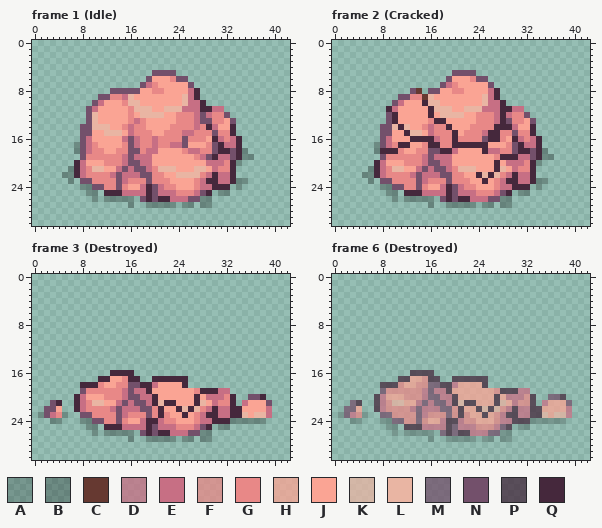
Edited in one commit: pixel-art file (game/theslimeking/Assets/📦 External/AssetStore/SlimeMec/_Art/Sprites/Environment/env_brown_rockD2.aseprite). The first picture shows the starting point.
43x31 pixels, 10 frames. Pixels under 10% opacity are left out. Shown: frame 1 (Idle), frame 2 (Cracked), frame 3 (Destroyed), frame 6 (Destroyed). The commit also changed other frames, which this record leaves out.
Palette (. is transparent): A #00000034  B #00000045  C #663931  D #c76f84bf  E #c76f84  F #e88887bf  G #e88887  H #faa494bf  J #faa494  K #e9b5a3bf  L #e9b5a3  M #73506bbf  N #73506b  P #45283cbf  Q #45283c
Pixels before, frame 1 (Idle), first column x 5:
 5 ...............NNNN.............
 6 ..............NJJJGNN...........
 7 .............NEGJJJJJN..........
 8 ........NNNNNJJGGJJJJEQ.........
 9 ......NNGGELJJJJJJJJLEQ.........
10 .....NEJJJGLLJJJJJJJLEEQ........
11 ....NEJJJJJGLLLJJLLLEEEQQEE.....
12 ....NLJJJJJGJLLLLJJGGGENEGGN....
13 ....NLJJJJJGEGJJJJJGGGENNGGJN...
14 ...NNLLLJJGEGGJJJJGGGGEGQEJJQ...
15 ...NNJJLLLJEGGGJJGGGEEGGGNGGQ...
16 ...NEJJJJJENEGGEGGGGNGGGJQEGEQ..
17 ..BNEGJJJJGNEGGEGGEENJJJGNQEEQ..
18 ..BNEGGJJGGNNGEEJJJJGEEGGNQQNQB.
19 ...NGGGGGGENEEEJJJJJJJGENQEENQBB
20 ..QEJJJGGGENNEEJJJJJJJJJEEEGQB..
21 .BQEGLLJJENENNEGLLLJJJLLJEGGQ...
22 BBQEGGGGENEEENNGGJJLLLLGEQEEQ...
23 .B.NNGGGGNEGGGNGGGJJJJGEQQEEQBB.
24 ...BBNNGGNGJJEQNEGGJJJGEEQQQ.B..
25 ....BB.QQQEEEEQNEEEGGGENQ.BB....
26 .....B.BBBBB.NQNQQEEENNBB.......
27 ...........B..BBBBB.BB.BB.......
Pixels before, frame 2 (Cracked), first column x 5:
 5 ...............NNNN.............
 6 ..............NJJJGNN...........
 7 .............NEGJJJJJN..........
 8 ........NC.NNJJGGJJJJEQ.........
 9 ......NNGGCLJJJJJJJJLEQ.........
10 .....NEJJJQLLJJJJJJJLEEQ........
11 ....QEJJJJJQLLLJJLLLEEEQQEE.....
12 ....NQJJJJJQJLLLLJJGGGEQEGGN....
13 ....NQJJJJJGQQJJJJJGGGEQNGGJN...
14 ...NNLQLJJGEGGQJJJGGGGQQQEJJQ...
15 ...NNJJQLLJEGGGQJGGGEQQGGNGGQ...
16 ...NEJJJQQQQEGGQGGGGNQQGJQEGEQ..
17 ..BNEGQQJJGQQGGQQQQQQJJJGNQEEQ..
18 ..BQQQGJJGGNNQQEJJJJQEEGGNQQNQB.
19 ...NGGGGGGENEEEJJJJJJJGQQQEENQBB
20 ..QEJJJGGGENNEEJJJJJJJQJEEEGQB..
21 .BQEGLLJJENENNEGLLLJJJQLJEGGQ...
22 BBQEGGGGENEEENNGGJJQLQLGEQEEQ...
23 .B.NNGGGGNEGGGNGGGJJQJGEQQEEQBB.
24 ...BBNNGGNGJJEQNEGGJJJGEEQQQ.B..
25 ....BB.QQQEEEEQNEEEGGGENQ.BB....
26 .....B.BBBBB.NQNQQEEENNBB.......
27 ...........B..BBBBB.BB.BB.......
Pixels before, frame 3 (Destroyed), first column x 1:
16 ............QQQQ.......................
17 ..........QQJJGQQ..QQQQQQ..............
18 .......QQQGJJGGNNQQEJJJJQ..............
19 .......NGGGGGGENEEQJJJJJJJGQQQEE.......
20 ......QEJJJGGGENNEEQJJJJJJQJEEEGQ..NNQ.
21 ..NQ..QEGLLJJENENNEQLQQJJJQLJEGGQ.EJJJN
22 .NNJ..QEGGGGENEEENNGQJJQLQLGEQEEQQJJJJE
23 BNEGB..NNGGGGNEGGGNGQGJJQJGEQQEEQQLJLLE
24 ..BB...BBNNGGNGJJEQQEGGJJJGEEQQQBBBBBB.
25 ........BB.QQQEEEEQNEEEGGGENQ.BB.......
26 .........B.BBBBB.NQNQQEEENNBB..........
27 ...............B..BBBBB.BB.BB..........
Pixels before, frame 6 (Destroyed), first column x 1:
16 ............PPPP.......................
17 ..........PPHHFPP..PPPPPP..............
18 .......PPPFHHFFMMPPDHHHHP..............
19 .......MFFFFFFDMDDPHHHHHHHFPPPDD.......
20 ......PDHHHFFFDMMDDPHHHHHHPHDDDFP..MMP.
21 ..MP..PDFKKHHDMDMMDPKPPHHHPKHDFFP.DHHHM
22 .MMH..PDFFFFDMDDDMMFPHHPKPKFDPDDPPHHHHD
23 AMDFA..MMFFFFMDFFFMFPFHHPHFDPPDDPPKHKKD
24 ..AA...AAMMFFMFHHDPPDFFHHHFDDPPPAAAAAA.
25 ........AA.PPPDDDDPMDDDFFFDMP.AA.......
26 .........A.AAAAA.MPMPPDDDMMAA..........
27 ...............A..AAAAA.AA.AA..........
Now the later version:
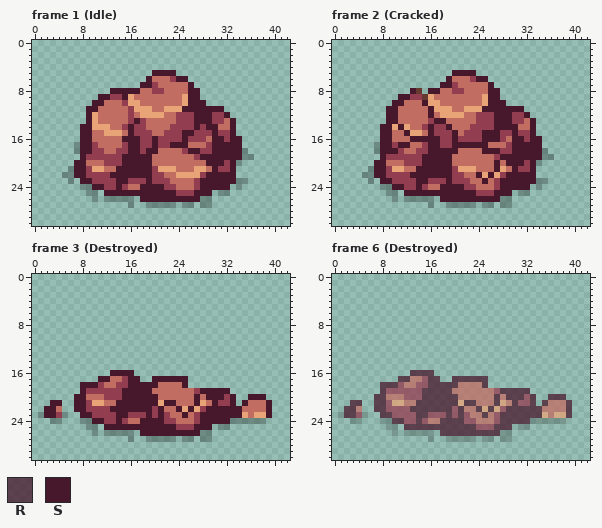
Colours new in this view: R #47182cbf  S #47182c
Difference:
colour F: #e88887bf -> #933d50bf
colour G: #e88887 -> #933d50
colour H: #faa494bf -> #c26d62bf
colour J: #faa494 -> #c26d62
colour K: #e9b5a3bf -> #e8a377bf
colour L: #e9b5a3 -> #e8a377
Changed rows in their new state; - is a pixel that keeps its letter.
Frame 1 (Idle):
first column x 7:
 5 -------------SSSS-----------
 6 ------------S----SS---------
 7 -----------SS------S--------
 8 ------SSSSS--------SS-------
 9 ----SS--S----------SS-------
10 ---SS--------------SSS------
11 --SS--------------SSSSSSS---
12 --S-----------------SSS--S--
13 --S-------S---------SSS---S-
14 -SS------S----------S-SS--S-
15 -SS------S--------SS---S--S-
16 -SS-----SSS--S----S----SS-SS
17 -SS------SS--S--SSS----SSSSS
18 -SS------SS-SS-----SS--SSSSS
19 -S------SSSSS--------SSSSSSS
20 SS------SSSSS---------SSS-S-
21 SS-----SSSSSS----------S--S-
22 SS----SSSSSSS---------SSSSS-
23 -SS----SS---S--------SSSSSS-
24 ---SS--S---SSSS------SSSSS--
25 -----SSSSSSSSSSSS---SSS-----
26 -----------SSSSSSSSSS-------
Frame 2 (Cracked):
first column x 7:
 5 -------------SSSS-----------
 6 ------------S----SS---------
 7 -----------SS------S--------
 8 ------S--SS--------SS-------
 9 ----SS-------------SS-------
10 ---SS---S----------SSS------
11 --SS-----S--------SSSSSSS---
12 --SS-----S----------SSS--S--
13 --SS------SS--------SSS---S-
14 -SS-S----S--S-------SSSS--S-
15 -SS--S---S---S----SSS--S--S-
16 -SS---SSSSS--S----SSS--SS-SS
17 -SS-SS---SS--SSSSSS----SSSSS
18 -SSS-----SSSSS----SSS--SSSSS
19 -S------SSSSS--------SSSSSSS
20 SS------SSSSS-------S-SSS-S-
21 SS-----SSSSSS-------S--S--S-
22 SS----SSSSSSS----S-S--SSSSS-
23 -SS----SS---S-----S--SSSSSS-
24 ---SS--S---SSSS------SSSSS--
25 -----SSSSSSSSSSSS---SSS-----
26 -----------SSSSSSSSSS-------
Frame 3 (Destroyed):
first column x 2:
16 -----------SSSS-----------------------
17 ---------SS---SS--SSSSSS--------------
18 ------SSS-----SSSSS----S--------------
19 ------S------SSSSS--------SSSSS-------
20 -----SS------SSSSSS------S-SSS-S--SSS-
21 -SS--SS-----SSSSSSS-SS---S--S--S-S---S
22 SS---SS----SSSSSSS-S--S-S--SSSSSS----S
23 SS----SS----SS---S-S---S--SSSSSSS----S
24 --------SS--S---SSSS------SSSSS-------
25 ----------SSSSSSSSSSSS---SSS----------
26 ----------------SSSSSSSSSS------------
Frame 6 (Destroyed):
first column x 2:
16 -----------RRRR-----------------------
17 ---------RR---RR--RRRRRR--------------
18 ------RRR-----RRRRR----R--------------
19 ------R------RRRRR--------RRRRR-------
20 -----RR------RRRRRR------R-RRR-R--RRR-
21 -RR--RR-----RRRRRRR-RR---R--R--R-R---R
22 RR---RR----RRRRRRR-R--R-R--RRRRRR----R
23 RR----RR----RR---R-R---R--RRRRRRR----R
24 --------RR--R---RRRR------RRRRR-------
25 ----------RRRRRRRRRRRR---RRR----------
26 ----------------RRRRRRRRRR------------
Changed places in both pictures, as pixel boxes (x1, y1, x2, y2):
changed: (74, 70, 242, 202)
changed: (374, 70, 542, 202)
changed: (44, 370, 272, 436)
changed: (344, 370, 572, 436)
